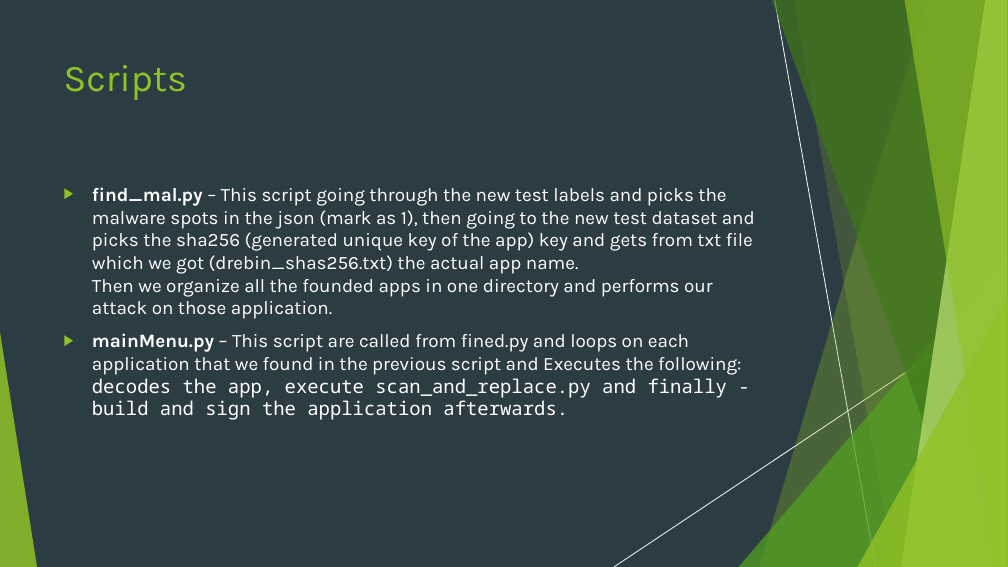
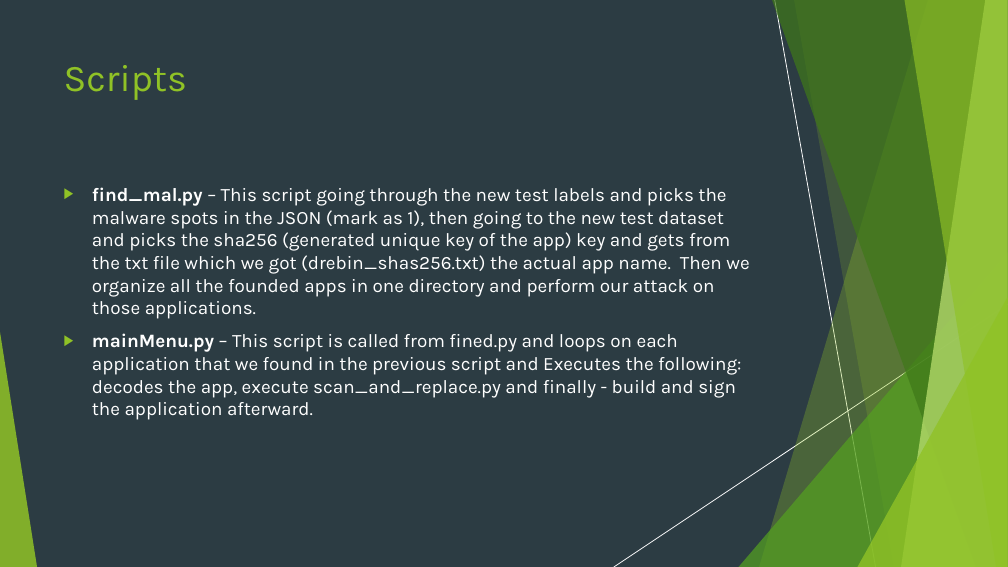
Before and after one commit to nivtal9/Sec-SVM-Final-Project, a slide deck: slide 10 of Sec-svm-demonstration.pptx. Drawn at 1008x567 pixels with LibreOffice and Linux fonts; fonts in the diff are those of the drawing. Boxes give left, top, right and bottom in pixels: in the first picture for what was removed or moved away, otherwise in the second. Text is boxed around its words. In the diff, an @@ line names an element or a change of style, - is before the commit and + after.

```diff
--- a/Sec-svm-demonstration.pptx
+++ b/Sec-svm-demonstration.pptx
@@ text at (92, 187, 749, 420): text changed @@
-▶ find_mal.py – This script going through the new test labels and picks the malware spots in the json (mark as 1), then going to the new test dataset and picks the sha256 (generated unique key of the app) key and gets from txt file which we got (drebin_shas256.txt) the actual app name.
-  Then we organize all the founded apps in one directory and performs our attack on those application.
-▶ mainMenu.py – This script are called from fined.py and loops on each application that we found in the previous script and Executes the following: decodes the app, execute scan_and_replace.py and finally - build and sign the application afterwards.
+▶ find_mal.py – This script going through the new test labels and picks the malware spots in the JSON (mark as 1), then going to the new test dataset and picks the sha256 (generated unique key of the app) key and gets from the txt file which we got (drebin_shas256.txt) the actual app name. Then we organize all the founded apps in one directory and perform our attack on those applications.
+▶ mainMenu.py – This script is called from fined.py and loops on each application that we found in the previous script and Executes the following: decodes the app, execute scan_and_replace.py and finally - build and sign the application afterward.
```
Also in this commit, not shown: 13 other slides changed, 5 slides removed.
